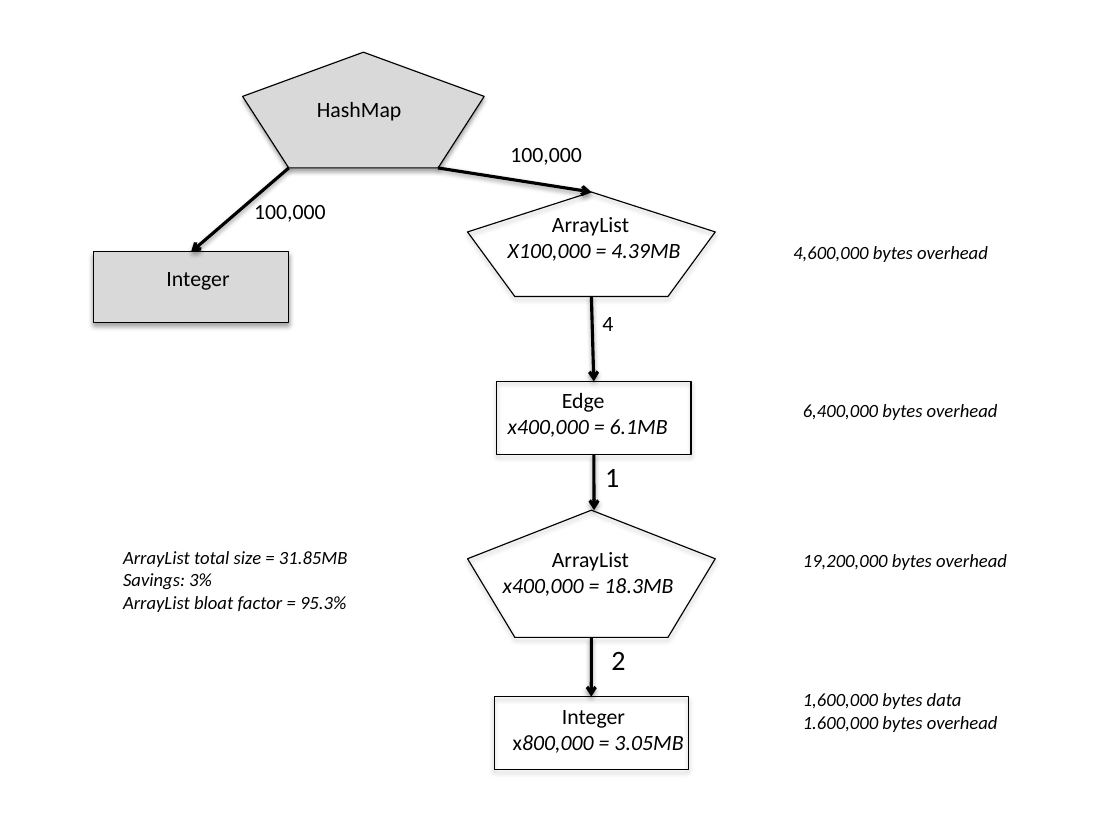
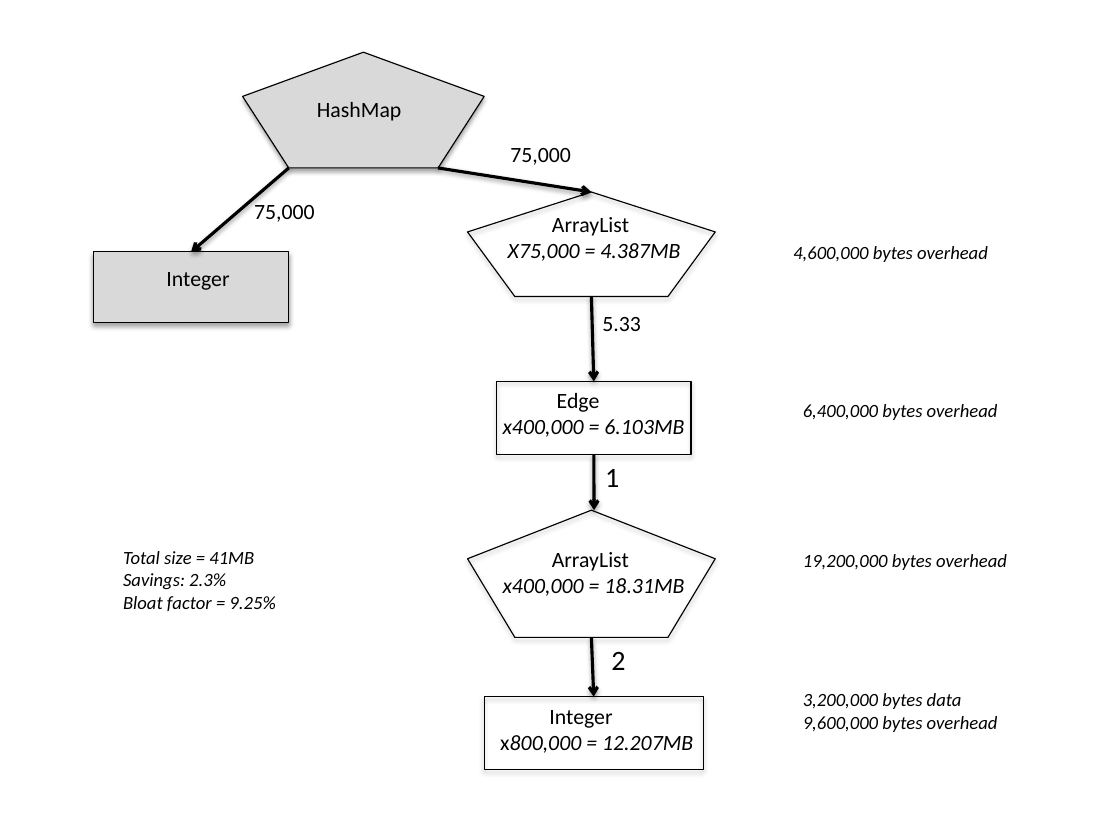
Before and after one commit to TheRuncibleTuner/bloatbook, a slide deck: slide 1 of part3/Figures/empty-array.pptx. Drawn at 1120x840 pixels with LibreOffice and Linux fonts; fonts in the diff are those of the drawing. Boxes give left, top, right and bottom in pixels: in the first picture for what was removed or moved away, otherwise in the second. Text is boxed around its words. In the diff, an @@ line names an element or a change of style, - is before the commit and + after.

```diff
--- a/part3/Figures/empty-array.pptx
+++ b/part3/Figures/empty-array.pptx
@@ text at (510,148,571,165): text changed @@
-100,000
+75,000
@@ text at (254,201,315,222): text changed @@
-100,000
+75,000
@@ text at (508,243,680,261): text changed @@
-X100,000 = 4.39MB
+X75,000 = 4.387MB
@@ text at (602,317,641,331): text changed @@
-4
+5.33
@@ text at (503,419,684,437): text changed @@
-x400,000 = 6.1MB
+x400,000 = 6.103MB
@@ text at (123,551,275,611): text changed @@
-ArrayList total size = 31.85MB
-Savings: 3%
-ArrayList bloat factor = 95.3%
+Total size = 41MB
+Savings: 2.3%
+Bloat factor = 9.25%
@@ text at (503,578,684,596): text changed @@
-x400,000 = 18.3MB
+x400,000 = 18.31MB
@@ rectangle: place and size @@
-rectangle at (494,697,689,769)
+rectangle at (484,697,702,769)
@@ text "Integer": place and size @@
-text "Integer" at (513,710,683,753)
+text "Integer" at (500,710,693,753)
@@ text at (803,693,998,732): text changed @@
-1,600,000 bytes data
-1.600,000 bytes overhead
+3,200,000 bytes data
+9,600,000 bytes overhead
@@ text at (500,735,693,753): text changed @@
-x800,000 = 3.05MB
+x800,000 = 12.207MB
```
Also in this commit, not shown: 3 other files.
